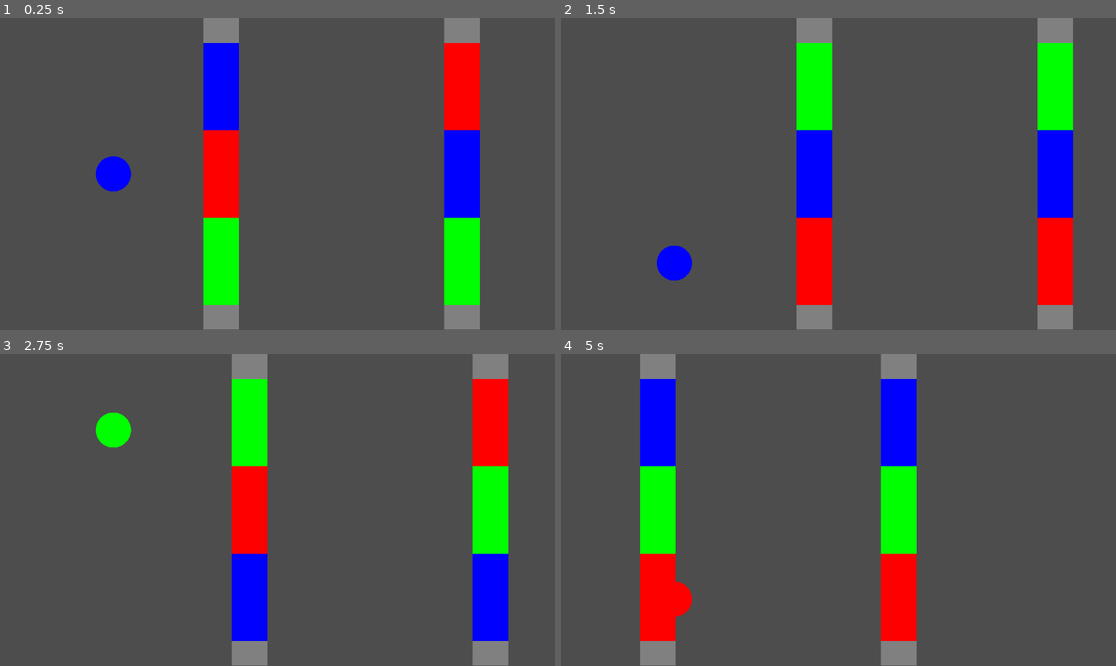
Above: before the commit, frames 1-4 (two rows, left to right).
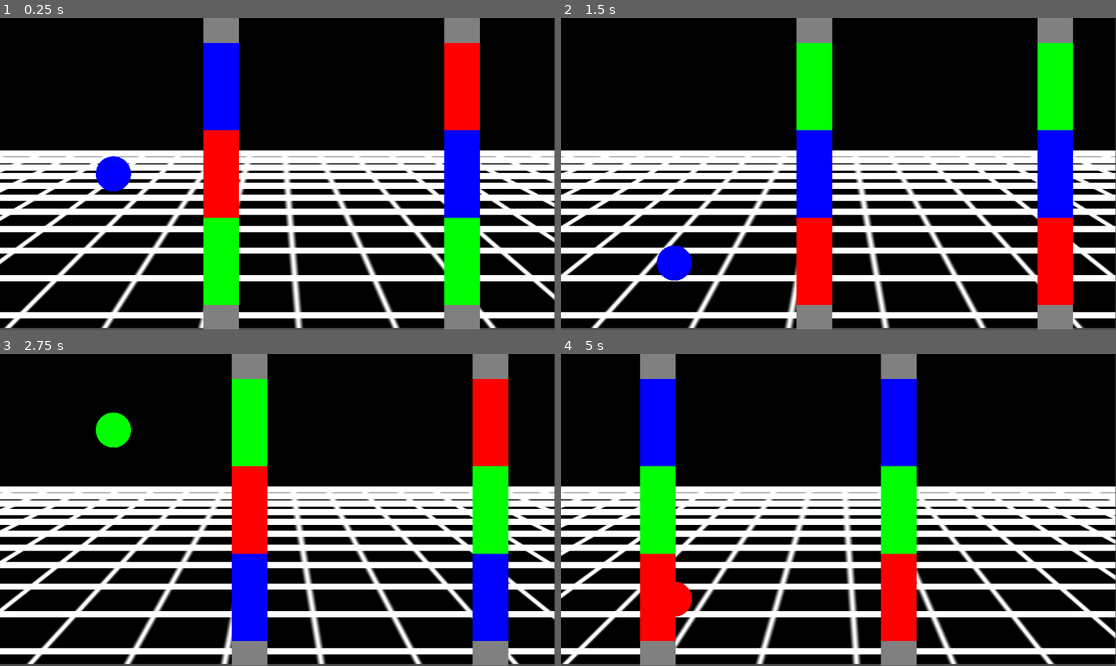
Above: after the commit, the same moments.

Repository: FantAsylum/RGBot
Game: Godot game, scene res://scenes/main_scene.tscn
Same seed, same stepped clock (60 frames per second), same inputs: the game is played once before the commit and once after it.
Inputs:
- Up to frame 1 (0.25 s): no input
- Up to frame 2 (1.5 s): hold W (move_up) 0.53-1.28 s; hold S (move_down) from 1.28 s (still down)
- Up to frame 3 (2.75 s): release S (move_down) at 2.03 s; hold W (move_up) from 2.03 s (still down)
- Up to frame 4 (5 s): release W (move_up) at 3.53 s; hold S (move_down) from 3.53 s (still down)

The runs differ from the first frame. In frame 1, 85% of the frame differs, in the area x 0-100%, y 0-100%; in frame 2, 85%; in frame 3, 85%; in frame 4, 85%.

Commit message:
Add background shader

Diff:
--- a/scenes/MainScene.gd
+++ b/scenes/MainScene.gd
@@ -3,6 +3,7 @@
 @onready var bot: Bot = $Bot
 @onready var camera: Camera2D = $Camera
 @onready var colorManager = $ColorManager
+@onready var background: Sprite2D = $Camera/Background
 
 var distance_between_bot_and_camera: float
 
@@ -11,6 +12,7 @@
 
 func _process(delta):
 	camera.position.x = bot.position.x + distance_between_bot_and_camera
+	background.material.set_shader_parameter("position", camera.position.x)
 
 
 func _on_barrier_manager_barrier_is_entered(color_number):
--- a/scenes/main_scene.tscn
+++ b/scenes/main_scene.tscn
@@ -1,16 +1,35 @@
-[gd_scene load_steps=4 format=3 uid="uid://d1qcso7m0pbh3"]
+[gd_scene load_steps=7 format=3 uid="uid://d1qcso7m0pbh3"]
 
 [ext_resource type="Script" path="res://scenes/MainScene.gd" id="1_4k1v8"]
 [ext_resource type="PackedScene" uid="uid://dqo08wa0k48qn" path="res://actors/bot.tscn" id="1_wg751"]
+[ext_resource type="Shader" path="res://shaders/background.gdshader" id="2_0j780"]
 [ext_resource type="Script" path="res://managers/BarrierManager.gd" id="4_i4ctm"]
+
+[sub_resource type="ShaderMaterial" id="ShaderMaterial_wc6ea"]
+shader = ExtResource("2_0j780")
+shader_parameter/position = 0.0
+shader_parameter/cameraZ = -2.0
+shader_parameter/farZ = 2.0
+shader_parameter/farY = 0.5
+shader_parameter/nearZ = -1.0
+shader_parameter/distanceBetweenLines = 0.25
+shader_parameter/linesCount = 10
+
+[sub_resource type="PlaceholderTexture2D" id="PlaceholderTexture2D_n2gf5"]
 
 [node name="MainScene" type="Node2D"]
 script = ExtResource("1_4k1v8")
 
-[node name="Bot" parent="." instance=ExtResource("1_wg751")]
-
 [node name="Camera" type="Camera2D" parent="."]
 position = Vector2(577, 324)
+
+[node name="Background" type="Sprite2D" parent="Camera"]
+material = SubResource("ShaderMaterial_wc6ea")
+position = Vector2(-1.00006, -2)
+scale = Vector2(1152, 644)
+texture = SubResource("PlaceholderTexture2D_n2gf5")
+
+[node name="Bot" parent="." instance=ExtResource("1_wg751")]
 
 [node name="BarrierManager" type="Node2D" parent="."]
 position = Vector2(577, 324)
--- /dev/null
+++ b/shaders/background.gdshader
@@ -0,0 +1,52 @@
+shader_type canvas_item;
+
+uniform float position = 0.;
+uniform float cameraZ = -1.;
+uniform float farZ = 1.;
+uniform float farY = 0.;
+uniform float nearZ = -1.;
+uniform float distanceBetweenLines = 0.25;
+uniform int linesCount = 20;
+
+const vec4 blackColor = vec4(vec3(0.), 1.);
+const vec4 whiteColor = vec4(1.);
+
+float line(vec2 uv, vec2 a, vec2 b, float blur) {
+	// if (uv.x < min(a.x, b.x) - blur || uv.x > max(a.x, b.x) + blur)
+	//	return 0.;
+	if (uv.y < min(a.y, b.y) - blur || uv.y > max(a.y, b.y) + blur)
+		return 0.;
+	float mask = smoothstep(blur, 0., abs((uv.x - a.x) - (uv.y - a.y) * (b.x - a.x) / (b.y - a.y)));
+	mask += smoothstep(blur, 0., abs((uv.y - a.y) - (uv.x - a.x) * (b.y - a.y) / (b.x - a.x)));
+	return mask;
+}
+
+vec2 projection(vec3 camera, vec3 p) {
+    float x = (-camera.z) / (p.z - camera.z) * (p.x - camera.x) + camera.x;
+    float y = (-camera.z) / (p.z - camera.z) * (p.y - camera.y) + camera.y;
+    return vec2(x, y);
+}
+
+void fragment() {
+	vec3 camera = vec3(0., -0.75, cameraZ);
+	vec2 uv = UV * 8. - 1.;
+
+	COLOR = blackColor;
+	float blur = 0.02;
+	float x = -mod(position / 1000., distanceBetweenLines * float(linesCount));
+	x -= 2. * (float(linesCount) / 2.) * distanceBetweenLines;
+	for (int i = 0; i < linesCount * 4; i++) {
+		vec2 cc = projection(camera, vec3(x, farY, nearZ));
+		vec2 cp = projection(camera, vec3(x, farY, farZ));
+		x += distanceBetweenLines;
+		COLOR += whiteColor * line(uv, cc, cp, blur);
+	}
+
+	// horizontal
+	for (float z = nearZ; z <= farZ + blur; z += distanceBetweenLines) {
+		vec2 cc = projection(camera, vec3(-1., farY, z));
+		vec2 cp = projection(camera, vec3(1., farY, z));
+		COLOR += whiteColor * line(uv, cc, cp, blur);
+	}
+
+}
